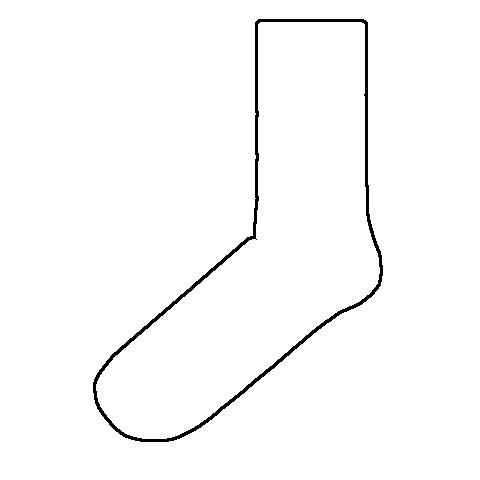
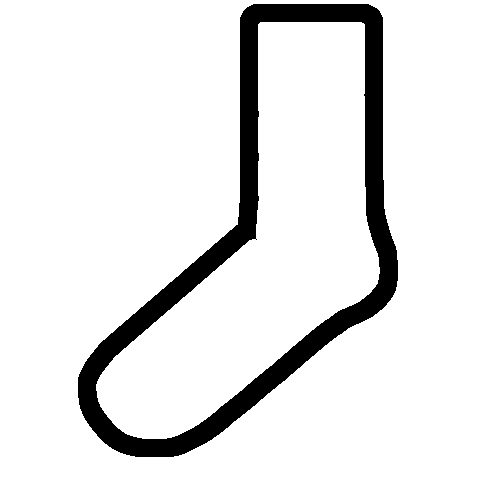
Revision of a layered 480px x 480px image; what changed, layer by layer:
painted on "Warstwa" over (78, 4, 398, 457)
